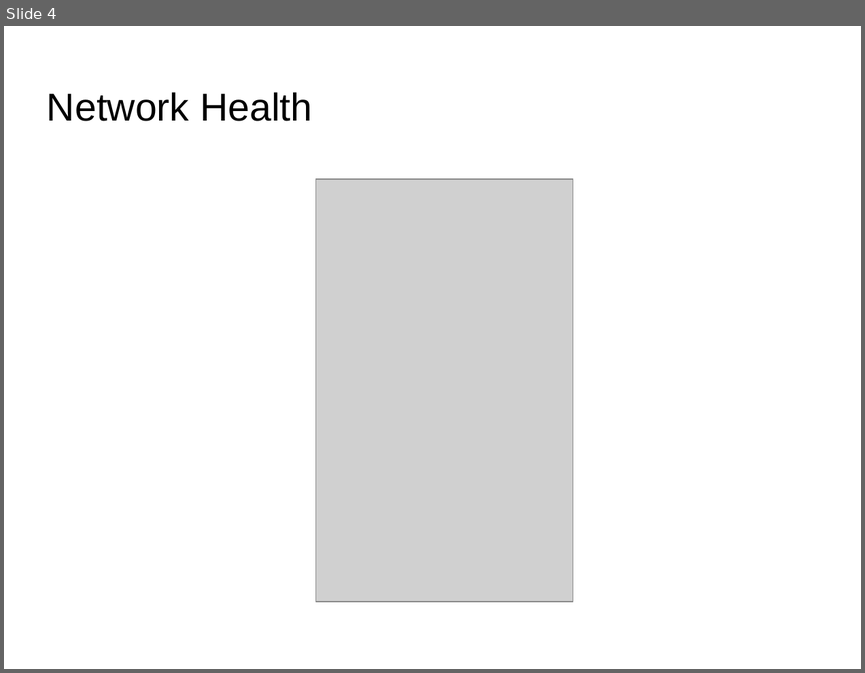
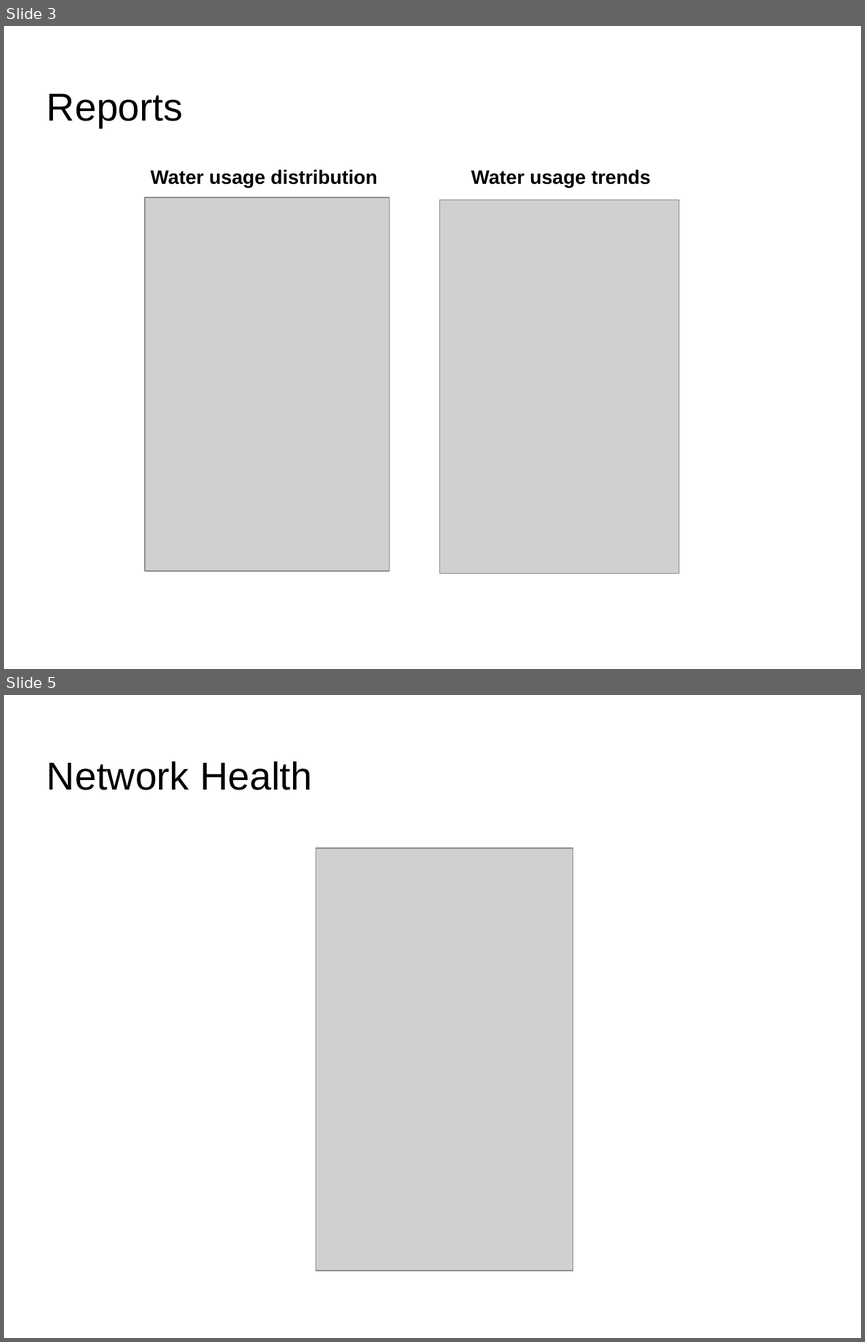
Before and after one commit to smartwatermanagement/self-healing-water-networks, a slide deck: Documentation/open house/SWN/presentation.odp. Shown one above the other, each under a label of ours: slide 4 before the commit, slides 3 and 5 after it; the slides between them are not shown. The pictures are 865x673 and 865x1342 pixels, drawn with LibreOffice and Linux fonts; fonts in the diff are those of the drawing; grey boxes stand for pictures; background and template pictures are left out. Boxes give left, top, right and bottom in pixels: in the first picture for what was removed or moved away, otherwise in the second. Text is boxed around its words. In the diff, an @@ line names an element or a change of style, - is before the commit and + after.

```diff
--- a/Documentation/open house/SWN/presentation.odp
+++ b/Documentation/open house/SWN/presentation.odp
@@ slide 3 added at [4,26,861,669], background picture (left out) @@
@@ title added at [47,93,183,128], 36 pt, text #000000 @@
+Reports
@@ text added at [150,169,377,187], 18 pt, text #000000, bold @@
+Water usage distribution
@@ text added at [471,169,651,187], 18 pt, text #000000, bold @@
+Water usage trends
@@ picture added at [145,197,390,570] @@
@@ picture added at [440,200,680,573] @@
@@ what was slide 4 is now slide 5 @@
```
Also in this commit, not shown: 1 slide changed, 3 other slides added, 2 slides removed, 3 other files.
